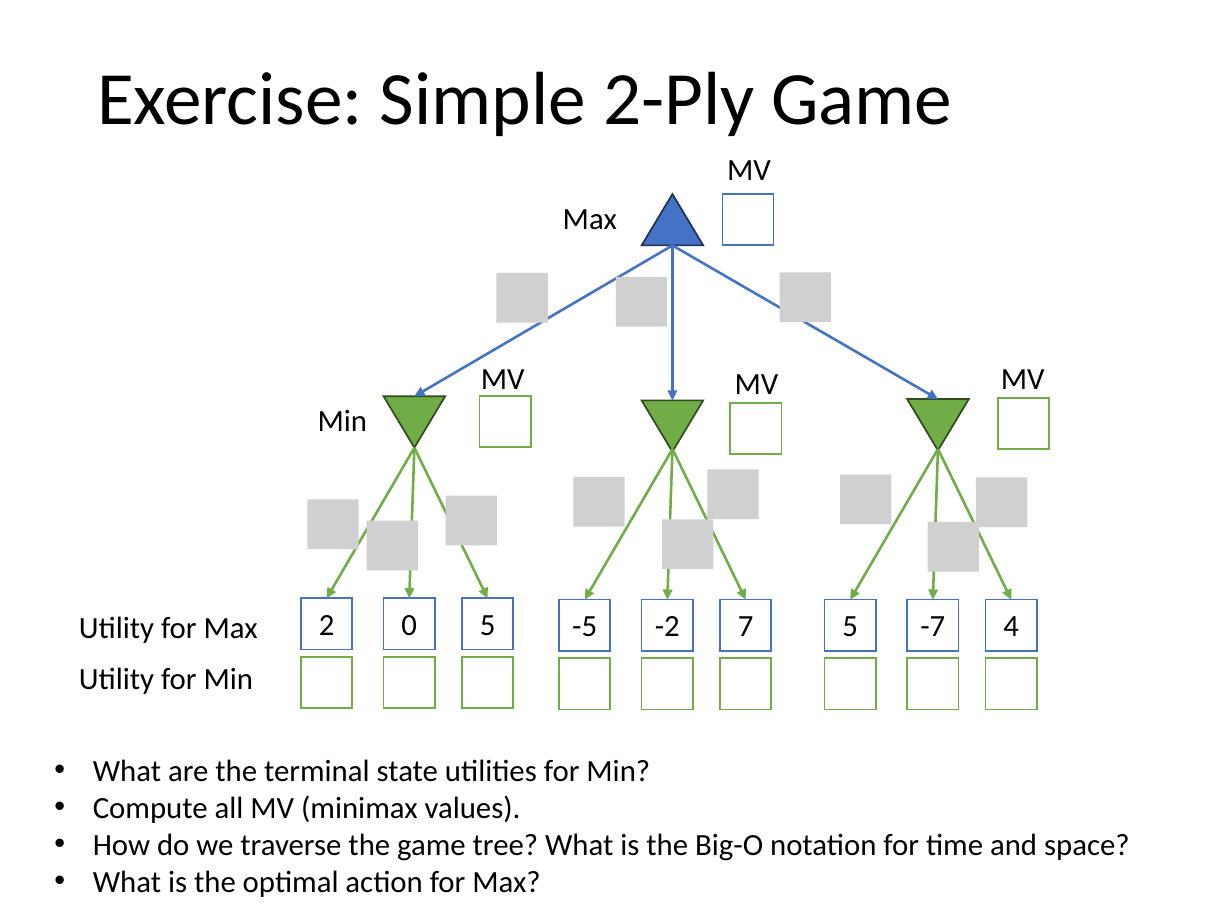
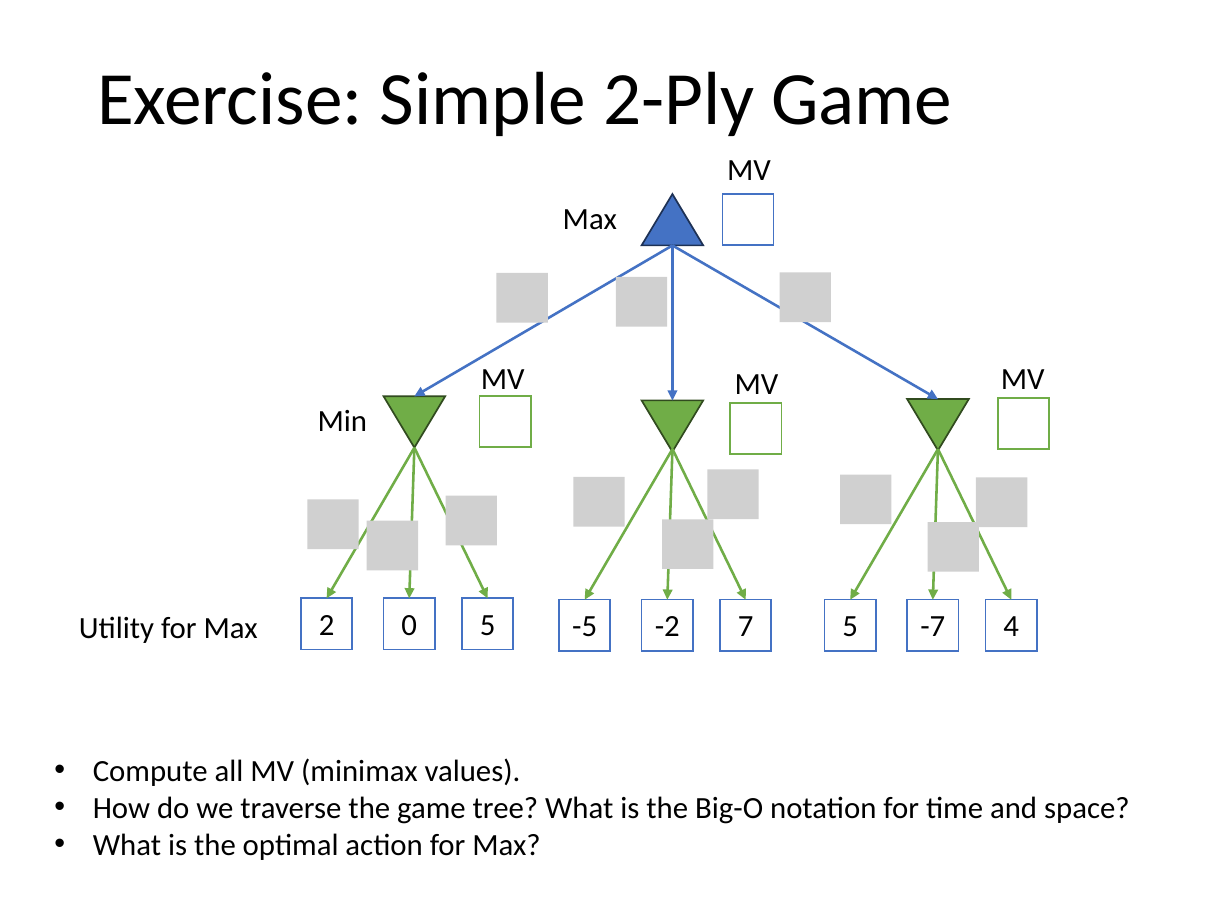
Before and after one commit to mhahsler/CS7320-AI, a slide deck: slide 19 of slides/05_games.pptx. Drawn at 1232x924 pixels with LibreOffice and Linux fonts; fonts in the diff are those of the drawing; grey boxes stand for pictures. Boxes give left, top, right and bottom in pixels: in the first picture for what was removed or moved away, otherwise in the second. Text is boxed around its words. In the diff, an @@ line names an element or a change of style, - is before the commit and + after.

Commit message:
added a second pruning exercise.

```diff
--- a/slides/05_games.pptx
+++ b/slides/05_games.pptx
@@ rectangle removed at bbox=[301, 657, 352, 708] @@
@@ rectangle removed at bbox=[383, 657, 435, 708] @@
@@ rectangle removed at bbox=[462, 657, 514, 708] @@
@@ rectangle removed at bbox=[559, 658, 611, 710] @@
@@ rectangle removed at bbox=[642, 658, 694, 710] @@
@@ rectangle removed at bbox=[719, 658, 771, 710] @@
@@ rectangle removed at bbox=[824, 658, 876, 710] @@
@@ rectangle removed at bbox=[907, 658, 958, 710] @@
@@ rectangle removed at bbox=[986, 658, 1037, 710] @@
@@ text removed at bbox=[79, 667, 254, 694] @@
-Utility for Min
@@ text at bbox=[93, 759, 650, 782]: paragraph removed @@
-• What are the terminal state utilities for Min?
```
Also in this commit, not shown: 6 other slides changed, 1 slide added, 1 other file.
